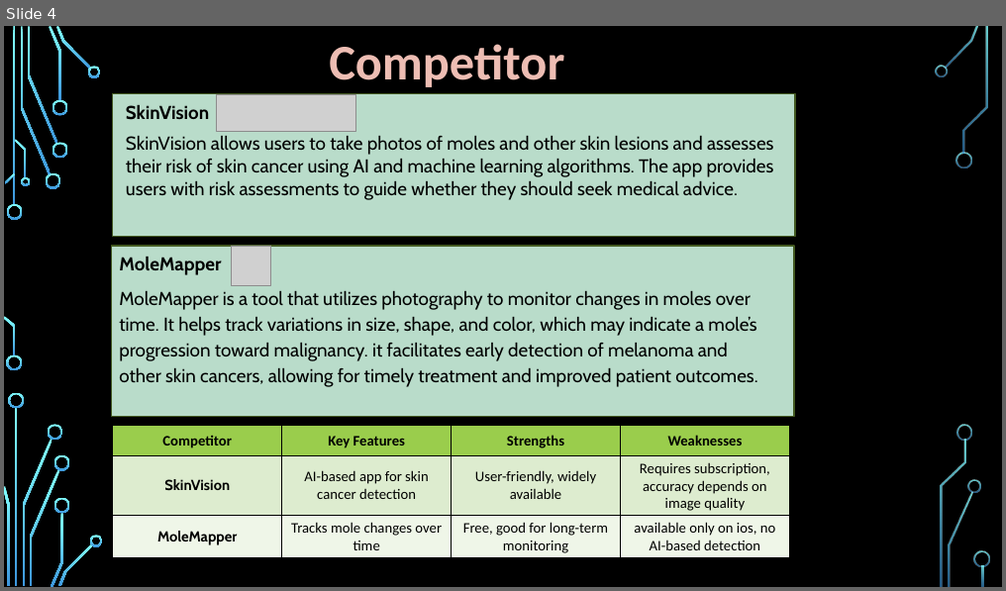
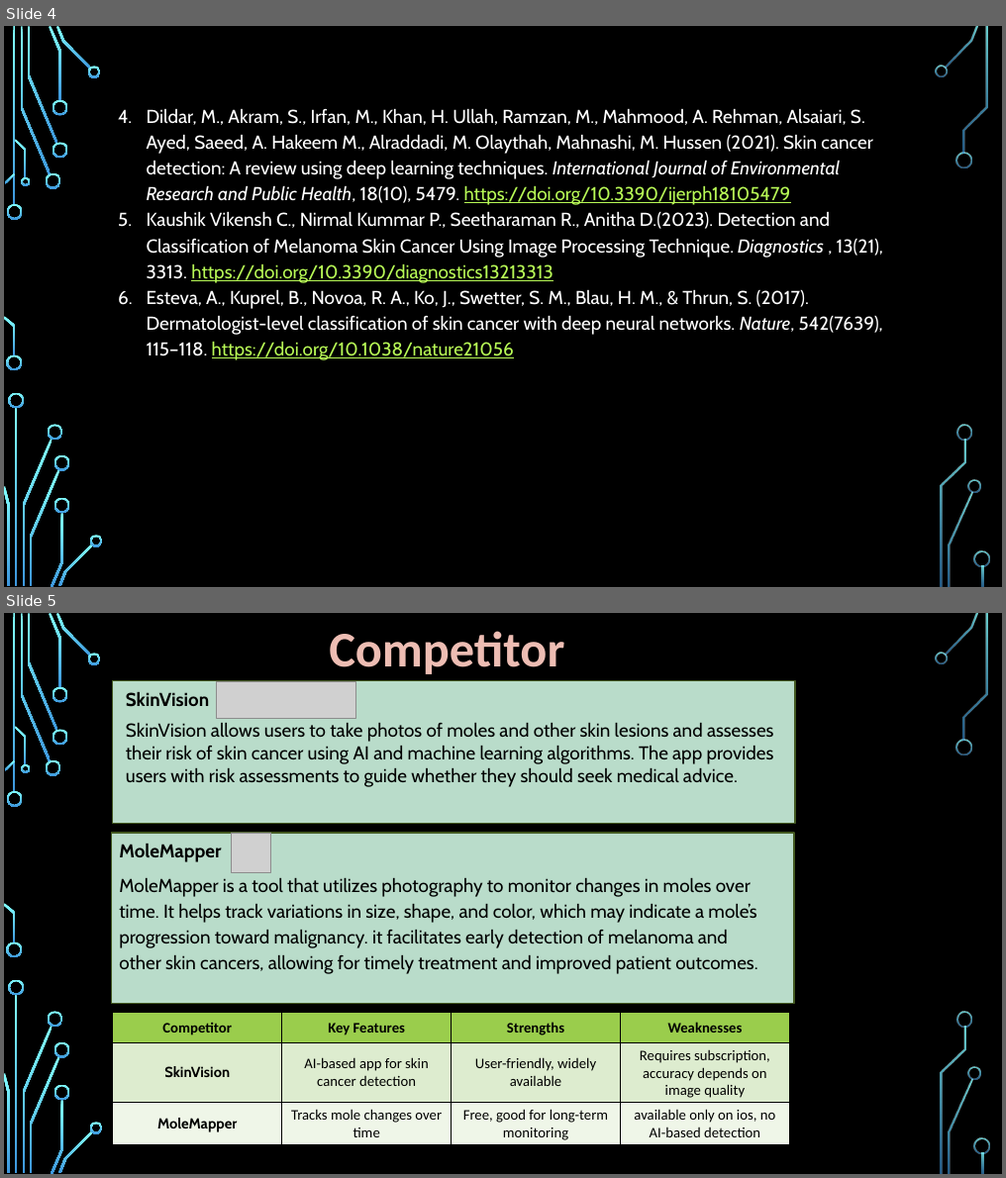
Before and after one commit to MEISTER97/Project-Skin-disease-detection, a slide deck: docs/Presentation.pptx. Shown one above the other, each under a label of ours: slide 4 before the commit, slides 4 and 5 after it. The pictures are 1006x591 and 1006x1178 pixels, drawn with LibreOffice and Linux fonts; fonts in the diff are those of the drawing; grey boxes stand for pictures; background and template pictures are left out. Boxes give left, top, right and bottom in pixels: in the first picture for what was removed or moved away, otherwise in the second. Text is boxed around its words. In the diff, an @@ line names an element or a change of style, - is before the commit and + after.

```diff
--- a/docs/Presentation.pptx
+++ b/docs/Presentation.pptx
@@ slide 4 added at [4, 26, 1002, 587], background picture (left out); not listed: 36 template elements that a slide beside it also shows @@
@@ text added at [147, 108, 883, 361], 18 pt, text #FFFFFF @@
+4. Dildar, M., Akram, S., Irfan, M., Khan, H. Ullah, Ramzan, M., Mahmood, A. Rehman, Alsaiari, S. Ayed, Saeed, A. Hakeem M., Alraddadi, M. Olaythah, Mahnashi, M. Hussen (2021). Skin cancer detection: A review using deep learning techniques. International Journal of Environmental Research and Public Health, 18(10), 5479. https://doi.org/10.3390/ijerph18105479
+5. Kaushik Vikensh C., Nirmal Kummar P., Seetharaman R., Anitha D.(2023). Detection and Classification of Melanoma Skin Cancer Using Image Processing Technique. Diagnostics , 13(21), 3313. https://doi.org/10.3390/diagnostics13213313
+6. Esteva, A., Kuprel, B., Novoa, R. A., Ko, J., Swetter, S. M., Blau, H. M., & Thrun, S. (2017). Dermatologist-level classification of skin cancer with deep neural networks. Nature, 542(7639), 115–118. https://doi.org/10.1038/nature21056
@@ what was slide 4 is now slide 5 @@
```
Also in this commit, not shown: 6 slides changed, 1 other slide added.
